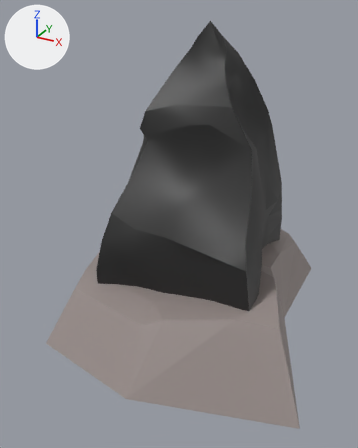
What one commit did to the FBX model Fortrest/Assets/Team/Jayden/VolcanicFlats/SM_VolcanicFlats_ObsidianDeposit.fbx.
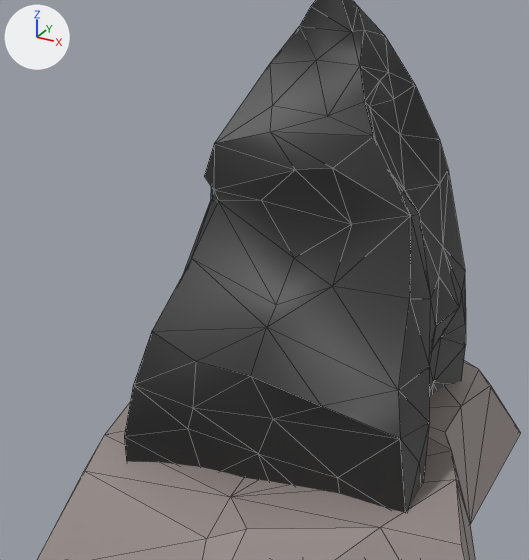
Old and new are each drawn whole from a 50 mm lens placed at (3.32, -6.97, 4.44), pointed at (-0.08, -0.79, 1.35) and again close up on the part from 8% to 88% of the width and 7% to 75% of the height. Every picture has the same lights, and +X, +Y and +Z are marked at upper left. The close-ups show mesh edges as thin lines. Where no turn or scale is listed for an object, it has been applied to the vertices.

Before the edit, the objects in view are built like this:
```python
me_cube_156 = bpy.data.meshes.new('Cube.156')
me_cube_156.from_pydata(...)  # 228 vertices, 448 faces; spans x -2.17..2.59, y -2.99..2.42, z 0.0..4.53
# faces by material slot: [382, 66]
me_cube_156.materials.append(mat_mat_masteralbedo_001)  # picture img_completegeneralmaterial_albedo_png
me_cube_156.materials.append(mat_mat_masteralbedononmetal)  # picture img_completegeneralmaterial_albedo_png
ob_sm_obsidian = bpy.data.objects.new('SM_Obsidian', me_cube_156)
ob_sm_obsidian.location = (-0.13, -0.1, -0.28)
```
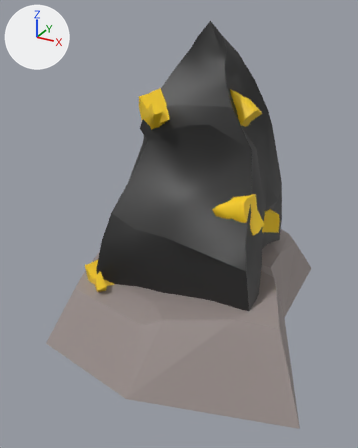
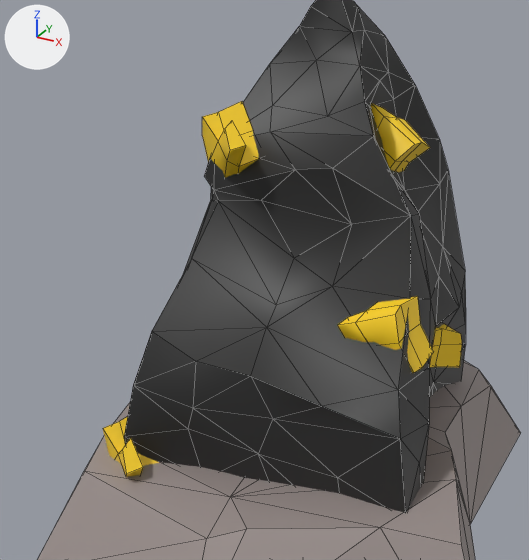
Where the newer file only moved an object's origin or applied its transform, the numbers keep the older frame.

Pixel boxes [x1, y1, x2, y2] of what changed, in the close-ups (529 x 560 px):
part 1 of me_cube_156, added (yellow): after [202, 101, 430, 178]
part 2 of me_cube_156, added (yellow): after [337, 296, 462, 373]
part 3 of me_cube_156, added (yellow): after [103, 417, 159, 477]

The change in detail:
me_cube_156 is used by ob_sm_obsidian; location (-0.13, -0.1, -0.28).
me_cube_156 had 228 vertices, 448 faces and spanned x -2.17..2.59, y -2.99..2.42, z 0.0..4.53.
me_cube_156 now has 426 vertices, 628 faces and spans x -2.17..2.59, y -2.99..2.42, z 0.0..4.53.
Part 1, on me_cube_156:
110 vertices are added at x -1.25..0.93, y -0.91..1.83, z 0.85..3.61.
100 new faces join them, mat_mat_masteralbedononmetal (picture img_completegeneralmaterial_albedo_png).
Part 2, on me_cube_156:
44 vertices are added at x 0.85..1.53, y -1.35..0.2, z 1.55..2.47.
40 new faces join them, mat_mat_masteralbedononmetal (picture img_completegeneralmaterial_albedo_png).
Part 3, on me_cube_156:
22 vertices are added at x -0.96..-0.34, y -2.16..-1.53, z 0.75..1.36.
20 new faces join them, mat_mat_masteralbedononmetal (picture img_completegeneralmaterial_albedo_png).
